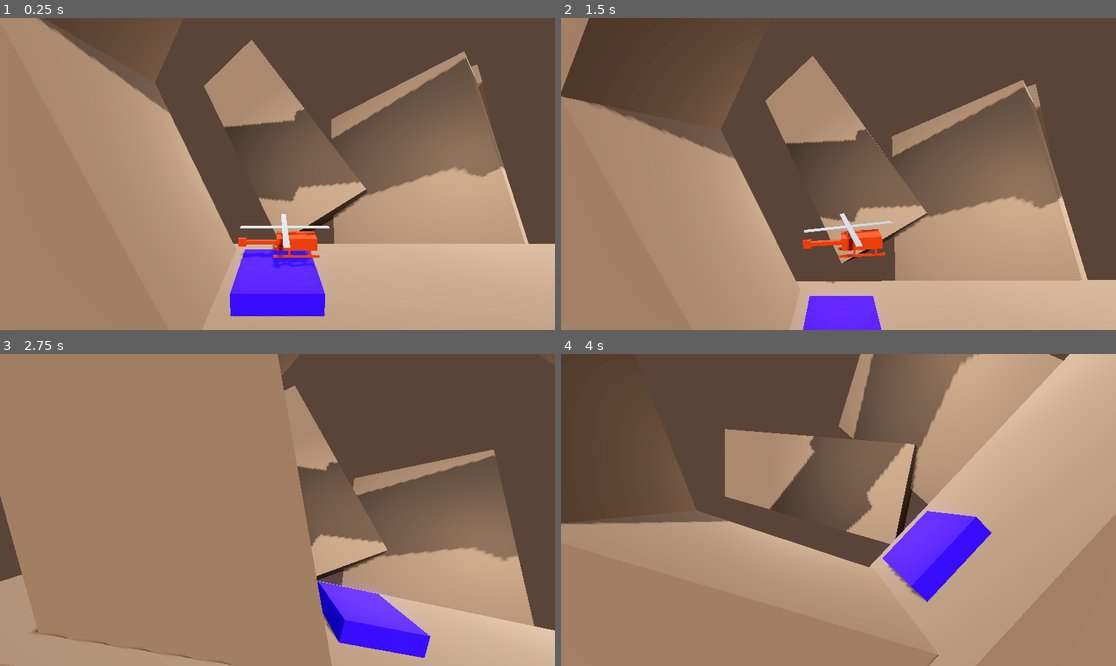
Above: before the commit, frames 1-4 (two rows, left to right).
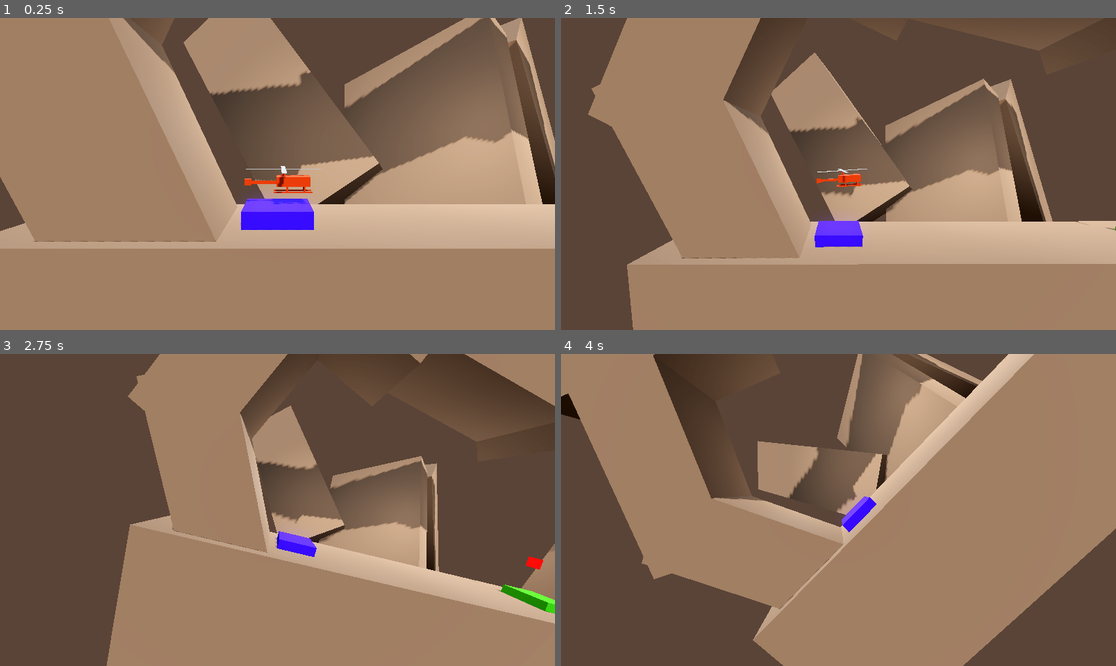
Above: after the commit, the same moments.

Repository: jsonify/rocket
Game: Godot game, scene res://Level/level.tscn
Two runs of this game, one before a commit and one after it. Both use one fixed random seed, a clock stepped at 60 frames per second and the inputs below.
Inputs:
- Up to frame 1 (0.25 s): no input
- Up to frame 2 (1.5 s): hold Space (thrust) 0.53-1.28 s; hold Left (backwards) from 1.28 s (still down)
- Up to frame 3 (2.75 s): release Left (backwards) at 2.03 s; hold Space (thrust) from 2.03 s (still down)
- Up to frame 4 (4 s): release Space (thrust) at 3.53 s; hold Left (backwards) from 3.53 s (still down)

The runs differ from the first frame. In frame 1, 46% of the frame differs, in the area x 0-100%, y 0-100%; in frame 2, 51%; in frame 3, 51%; in frame 4, 70%.

Commit message:
camera zoom is a lot better

Diff:
--- a/Level/level.tscn
+++ b/Level/level.tscn
@@ -36,7 +36,3 @@
 
 [node name="Target" parent="." instance=ExtResource("4_8x5i4")]
 transform = Transform3D(1, 0, 0, 0, 1, 0, 0, 0, 1, 6.42162, 2.3711, 0)
-
-[node name="Camera3D" type="Camera3D" parent="."]
-transform = Transform3D(1, 0, 0, 0, 0.978148, 0.207912, 0, -0.207912, 0.978148, 0, 6.36, 9.8)
-visible = false
--- a/player.gd
+++ b/player.gd
@@ -17,11 +17,18 @@
 var initial_rotor_y_rotation: float
 var can_restart_rotor := true
 
-# Camera zoom variables
-@export var zoom_in_fov := 60.0  # Adjust this value for closer zoom
-@export var zoom_out_fov := 90.0  # Adjust this value for wider zoom
-@export var zoom_speed := 2.0  # Adjust this value to change zoom speed
+# Camera variables
+@export_group("Camera")
+@export var zoom_in_fov := 60.0  # Closer zoom when landed
+@export var zoom_out_fov := 100.0  # Wider zoom when in flight
+@export var zoom_duration := 1.0  # Duration of the zoom transition in seconds
+@export var zoom_height_threshold := 2.0  # Height at which to switch FOV
+@export var camera_distance := 10.0
+@export var camera_height := 5.0
 var current_fov := zoom_in_fov
+var fov_transition_timer := 0.0
+var fov_start := zoom_in_fov
+var fov_target := zoom_in_fov
 
 # Camera position offset
 var camera_offset := Vector3(0, 2, 5)  # Adjust these values to position the camera
@@ -34,7 +41,8 @@
 func _ready():
 	initial_rotor_y_rotation = rotor.rotation.y
 	initial_camera_rotation = camera_3d.global_transform.basis
-	current_fov = camera_3d.fov
+	current_fov = zoom_in_fov
+	camera_3d.fov = current_fov
 
 func _process(delta: float) -> void:
 	if rotors_active:
@@ -45,19 +53,30 @@
 	update_camera_position()
 
 func update_camera_position():
-	# Calculate the camera position based on the helicopter's current orientation
-	var rotated_offset = global_transform.basis * camera_offset
-	var new_camera_position = global_position + rotated_offset
-
-	# Update the camera's global position
-	camera_3d.global_position = new_camera_position
-
-	# Lock the camera's rotation to its initial state
-	camera_3d.global_transform.basis = initial_camera_rotation
-
-	# Make the camera look at a point slightly above the helicopter
-	var look_target = global_position + global_transform.basis.y * 1.5
-	camera_3d.look_at(look_target, Vector3.UP)
+	# Calculate the desired camera position
+	var camera_offset = Vector3(0, camera_height, camera_distance)
+	var target_position = global_position + camera_offset
+
+	# Smoothly interpolate the camera's position
+	camera_3d.global_position = camera_3d.global_position.lerp(target_position, 0.1)
+
+	# Make the camera look at the helicopter
+	camera_3d.look_at(global_position, Vector3.UP)
+
+#func update_camera_position():
+	## Calculate the camera position based on the helicopter's current orientation
+	#var rotated_offset = global_transform.basis * camera_offset
+	#var new_camera_position = global_position + rotated_offset
+#
+	## Update the camera's global position
+	#camera_3d.global_position = new_camera_position
+#
+	## Lock the camera's rotation to its initial state
+	#camera_3d.global_transform.basis = initial_camera_rotation
+#
+	## Make the camera look at a point slightly above the helicopter
+	#var look_target = global_position + global_transform.basis.y * 1.5
+	#camera_3d.look_at(look_target, Vector3.UP)
 
 func handle_input(delta):
 	# thrust
@@ -140,6 +159,13 @@
 	tween.tween_interval(1.5)
 	tween.tween_callback(get_tree().change_scene_to_file.bind(next_level_file))
 
+func start_rotor():
+	rotors_active = true
+	can_restart_rotor = false
+	var tween = create_tween()
+	tween.tween_property(self, "rotor_speed", 25.0, 0.5)
+	print("Rotors started. Rotors Active: ", rotors_active)
+
 func land():
 	if rotor.rotation.y != 0:
 		var tween = create_tween()
@@ -147,15 +173,29 @@
 		tween.tween_callback(func():
 			rotors_active = false
 			can_restart_rotor = true
+			print("Helicopter landed. Rotors Active: ", rotors_active)
 		)
 
-func start_rotor():
-	rotors_active = true
-	can_restart_rotor = false
-	var tween = create_tween()
-	tween.tween_property(self, "rotor_speed", 25.0, 0.5)
-
 func handle_camera_zoom(delta):
-	var target_fov = zoom_out_fov if Input.is_action_pressed("thrust") else zoom_in_fov
-	camera_3d.fov = move_toward(current_fov, target_fov, zoom_speed * delta)
-	camera_3d.fov = current_fov
+	var new_target_fov = zoom_out_fov if position.y > zoom_height_threshold else zoom_in_fov
+
+	if new_target_fov != fov_target:
+		fov_target = new_target_fov
+		fov_start = current_fov
+		fov_transition_timer = 0.0
+
+	if fov_start != fov_target:
+		fov_transition_timer += delta
+		var t = clamp(fov_transition_timer / zoom_duration, 0.0, 1.0)
+		var ease_t = ease_in_out(t)
+		current_fov = lerp(fov_start, fov_target, ease_t)
+		camera_3d.fov = current_fov
+
+		if t >= 1.0:
+			fov_start = fov_target
+			fov_transition_timer = 0.0
+
+		print("FOV: ", current_fov, " Target FOV: ", fov_target, " Height: ", position.y, " Ease T: ", ease_t)
+
+func ease_in_out(t: float) -> float:
+	return t * t * (3.0 - 2.0 * t)
--- a/player.tscn
+++ b/player.tscn
@@ -46,6 +46,11 @@
 angular_damp = 3.0
 script = ExtResource("1_4oxyg")
 rotor_speed = 20.0
+zoom_in_fov = 50.0
+zoom_out_fov = 80.0
+zoom_height_threshold = 1.5
+camera_distance = 10.41
+camera_height = 1.06
 
 [node name="HelicoptorBody" type="Node3D" parent="."]
 
@@ -139,6 +144,8 @@
 transform = Transform3D(1, 0, 0, 0, 1, 0, 0, 0, 1, 0, 0, 4.83053)
 
 [node name="Camera3D" type="Camera3D" parent="CameraMount"]
+transform = Transform3D(1, 0, 0, 0, 0.972149, 0.234362, 0, -0.234362, 0.972149, 0, 0.667677, 0)
 current = true
+fov = 60.0
 
 [connection signal="body_entered" from="." to="." method="_on_body_entered"]
